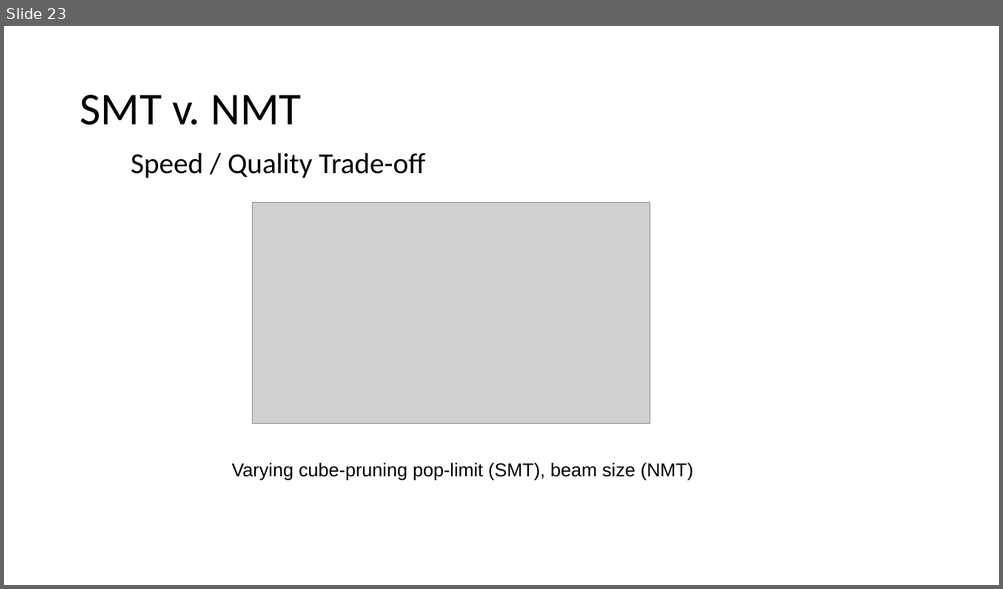
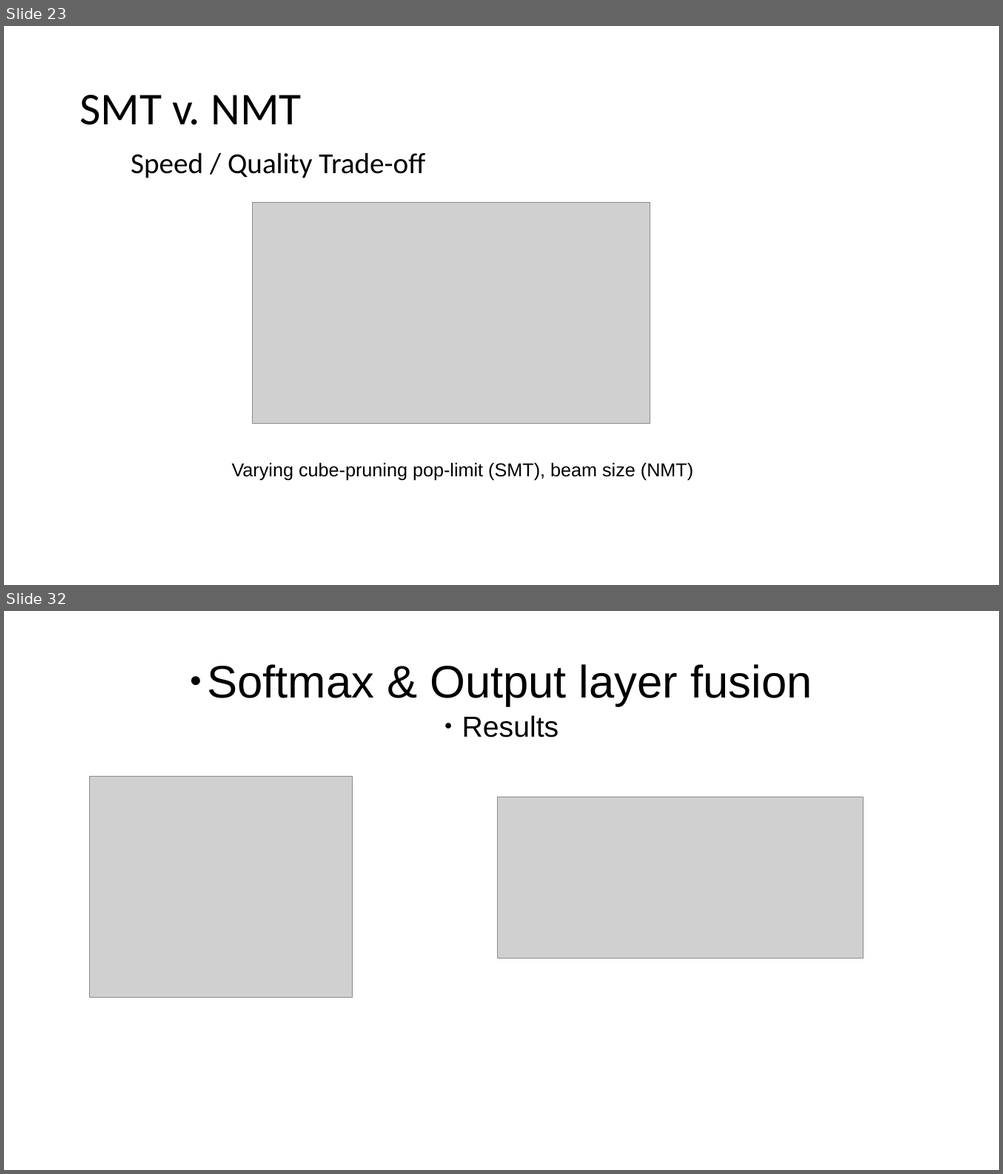
Before and after one commit to hieuhoang/papers, a slide deck: ms.2019/smt.pptx. Shown one above the other, each under a label of ours: slide 23 before the commit, slides 23 and 32 after it; the slides between them are not shown. The pictures are 1003x589 and 1003x1174 pixels, drawn with LibreOffice and Linux fonts; fonts in the diff are those of the drawing; grey boxes stand for pictures; background and template pictures are left out. Boxes give left, top, right and bottom in pixels: in the first picture for what was removed or moved away, otherwise in the second. Text is boxed around its words. In the diff, an @@ line names an element or a change of style, - is before the commit and + after.

```diff
--- a/ms.2019/smt.pptx
+++ b/ms.2019/smt.pptx
@@ slide 32 added at (4,611,999,1170), background #FFFFFF @@
@@ text added at (207,664,812,706), 44 pt, text #000000 @@
+● Softmax & Output layer fusion
@@ text added at (462,715,559,738), 28 pt, text #000000 @@
+● Results
@@ picture added at (89,776,353,997) @@
@@ picture added at (497,797,862,959) @@
```
Also in this commit, not shown: 2 slides changed, 23 other slides added, 2 other files.
